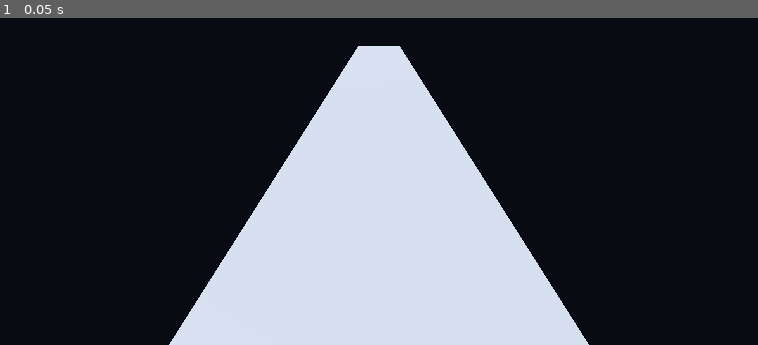
Above: before the commit, frame 1.
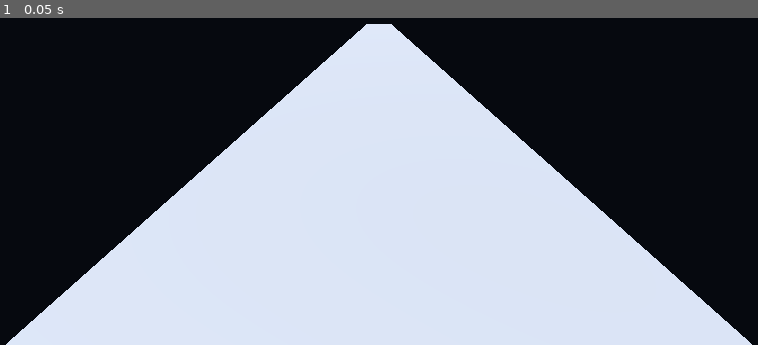
Above: after the commit, the same moment.

Repository: rustamreket2008-boop/SHADOW-GT
Game: Godot game, scene res://scenes/Main.tscn
The game is run twice, just before and just after one commit, with the same random seed, the same clock (stepped at 60 frames per second) and the same inputs.
Inputs:
- Up to frame 1 (0.05 s): no input

The runs differ from the first frame. In frame 1, 22% of the frame differs, in the area x 0-100%, y 1-100%.

Commit message:
Modify Main scene with new nodes and properties
Updated scene properties including background color, ambient light energy, and camera position. Added Car and Road nodes to the scene.

Diff:
--- a/scenes/Main.tscn
+++ b/scenes/Main.tscn
@@ -1,30 +1,36 @@
-[gd_scene load_steps=3 format=3]
+[gd_scene load_steps=4 format=3]
+
+[ext_resource type="PackedScene" path="res://scenes/Car.tscn" id="1_car"]
 
 [sub_resource type="Environment" id="Environment_main"]
 background_mode = 1
-background_color = Color(0.035, 0.045, 0.07, 1)
+background_color = Color(0.025, 0.035, 0.06, 1)
 ambient_light_source = 3
 ambient_light_color = Color(0.65, 0.72, 0.85, 1)
-ambient_light_energy = 0.7
+ambient_light_energy = 0.8
 
 [sub_resource type="BoxMesh" id="RoadMesh"]
-size = Vector3(12, 0.2, 100)
+size = Vector3(12, 0.2, 200)
 
 [node name="Main" type="Node3D"]
 
 [node name="WorldEnvironment" type="WorldEnvironment" parent="."]
 environment = SubResource("Environment_main")
 
-[node name="DirectionalLight3D" type="DirectionalLight3D" parent="."]
-rotation_degrees = Vector3(-50, -30, 0)
+[node name="Sun" type="DirectionalLight3D" parent="."]
+rotation_degrees = Vector3(-45, -30, 0)
 shadow_enabled = true
-light_energy = 1.2
+light_energy = 1.3
+
+[node name="Road" type="MeshInstance3D" parent="."]
+position = Vector3(0, -0.1, -50)
+mesh = SubResource("RoadMesh")
+
+[node name="Car" parent="." instance=ExtResource("1_car")]
+position = Vector3(0, 0, 0)
 
 [node name="Camera3D" type="Camera3D" parent="."]
-position = Vector3(0, 8, 16)
+position = Vector3(0, 5, 9)
 rotation_degrees = Vector3(-20, 0, 0)
 current = true
-
-[node name="Road" type="MeshInstance3D" parent="."]
-position = Vector3(0, -1, -20)
-mesh = SubResource("RoadMesh")
+fov = 75.0
